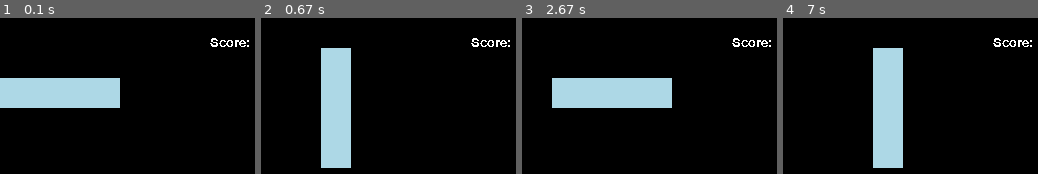
Above: before the commit, frames 1-4 (left to right).
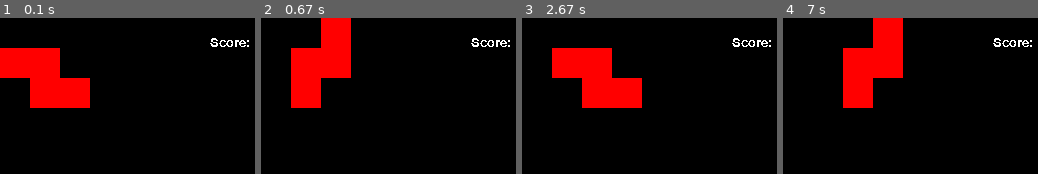
Above: after the commit, the same moments.

Repository: lolloz98/pygame_games
Game: pygame game, started from tetris/main.py
The game is run twice, just before and just after one commit, with the same random seed, the same clock (stepped at 60 frames per second) and the same inputs.
Inputs:
- Up to frame 1 (0.1 s): no input
- Up to frame 2 (0.67 s): tap F at 0.33 s
- Up to frame 3 (2.67 s): tap F at 0.67 s; hold A 2-2.53 s; hold S from 2.57 s (still down)
- Up to frame 4 (7 s): release S at 3.03 s; hold A 3.07-3.47 s; hold S 4.17-4.53 s; hold A 4.57-5.03 s; tap F at 4.63, 4.93, 6.7 s; hold S 6.63-6.93 s; hold A from 6.97 s (still down)

The runs differ from the first frame. In frame 1, 14% of the frame differs, in the area x 0-48%, y 19-58%; in frame 2, 16%, in the area x 11-36%, y 0-97%; in frame 3, 14%; in frame 4, 16%.

Commit message:
TETRIS Added zigR and zigL piece

Diff:
--- a/tetris/main.py
+++ b/tetris/main.py
@@ -16,7 +16,7 @@
 
 test_font = pygame.font.Font(None, 20)
 
-piece = pieces.tetris((60, 60), grid_s)
+piece = pieces.zigR((60, 60), grid_s)
 
 while True:
     # draw our elements and update everything
--- a/tetris/pieces.py
+++ b/tetris/pieces.py
@@ -37,6 +37,24 @@
     positions = [
         [(-2 * xs, 0), (-xs, 0), (0, 0), (xs, 0)],
         [(0, 2 * ys), (0, ys), (0, 0), (0, -ys)],
+    ]
+    return _buildPiece(center, size_of_block, positions, color)
+
+
+def zigL(center, size_of_block, color='#FFA500'):
+    xs, ys = size_of_block
+    positions = [
+        [(-2 * xs, 0), (-xs, 0), (-xs, -ys), (0, -ys)],
+        [(-xs, -ys), (-xs, 0), (0, 0), (0, ys)],
+    ]
+    return _buildPiece(center, size_of_block, positions, color)
+
+
+def zigR(center, size_of_block, color='#FF0000'):
+    xs, ys = size_of_block
+    positions = [
+        [(-2 * xs, -ys), (-xs, 0), (-xs, -ys), (0, 0)],
+        [(0, -2 * ys), (-xs, -ys), (0, -ys), (-xs, 0)],
     ]
     return _buildPiece(center, size_of_block, positions, color)
 
